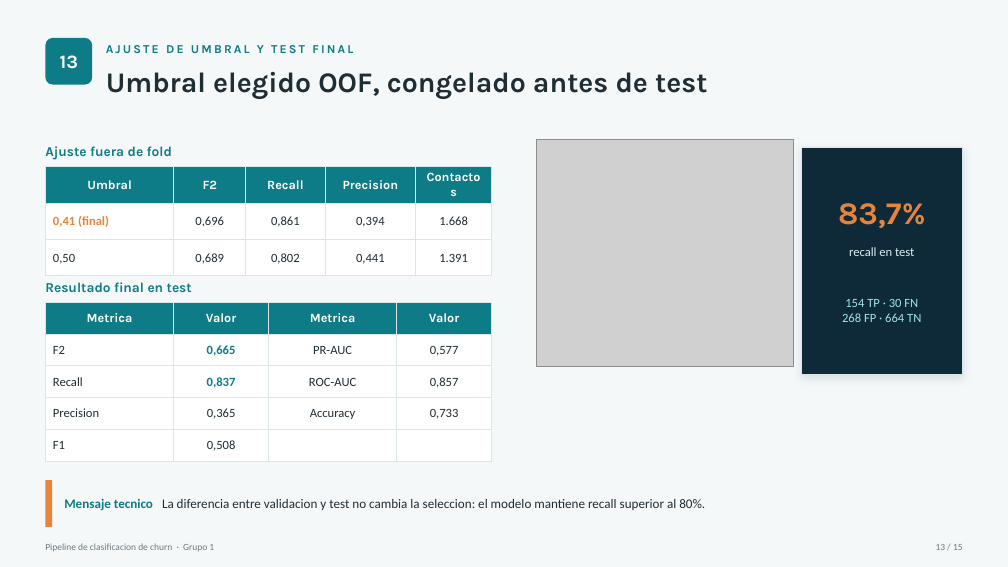
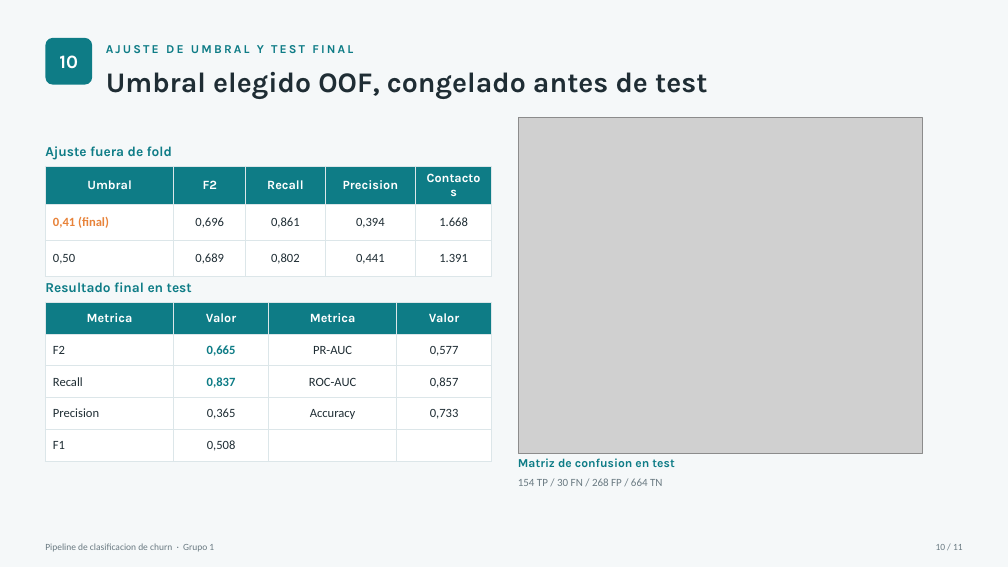
Before and after one commit to FelipeTamaki/TP_IA_aplicada_a_negocios_churn_Grupo1, a slide deck: slide 11 of presentacion_tecnica_churn.pptx (slide 14 before the commit). Drawn at 1008x567 pixels with LibreOffice and Linux fonts; fonts in the diff are those of the drawing; grey boxes stand for pictures. Boxes give left, top, right and bottom in pixels: in the first picture for what was removed or moved away, otherwise in the second. Text is boxed around its words. In the diff, an @@ line names an element or a change of style, - is before the commit and + after.

```diff
--- a/presentacion_tecnica_churn.pptx
+++ b/presentacion_tecnica_churn.pptx
@@ text at [59, 55, 78, 69]: text changed @@
-13
+10
@@ picture: place and size @@
-picture at [537, 140, 794, 367]
+picture at [519, 117, 923, 454]
@@ rectangle removed at [802, 147, 963, 374] @@
@@ text removed at [838, 203, 926, 228] @@
-83,7%
@@ text removed at [849, 247, 914, 256] @@
-recall en test
@@ text at [518, 478, 662, 486]: text changed; size 12 to 10.5 pt; text colour #9FE4EA to #6A7A82 @@
-154 TP · 30 FN
-268 FP · 664 TN
+154 TP / 30 FN / 268 FP / 664 TN
@@ text "154 TP / 30 FN ..." at [518, 478, 662, 486]: vertical alignment middle to top @@
@@ text added at [518, 458, 674, 467], 11.5 pt, text #0E7C86, bold @@
+Matriz de confusion en test
@@ rectangle removed at [45, 480, 52, 527] @@
@@ text removed at [64, 499, 705, 511] @@
-Mensaje tecnico La diferencia entre validacion y test no cambia la seleccion: el modelo mantiene recall superior al 80%.
```
Also in this commit, not shown: 10 other slides changed, 3 slides removed, 8 other files.
